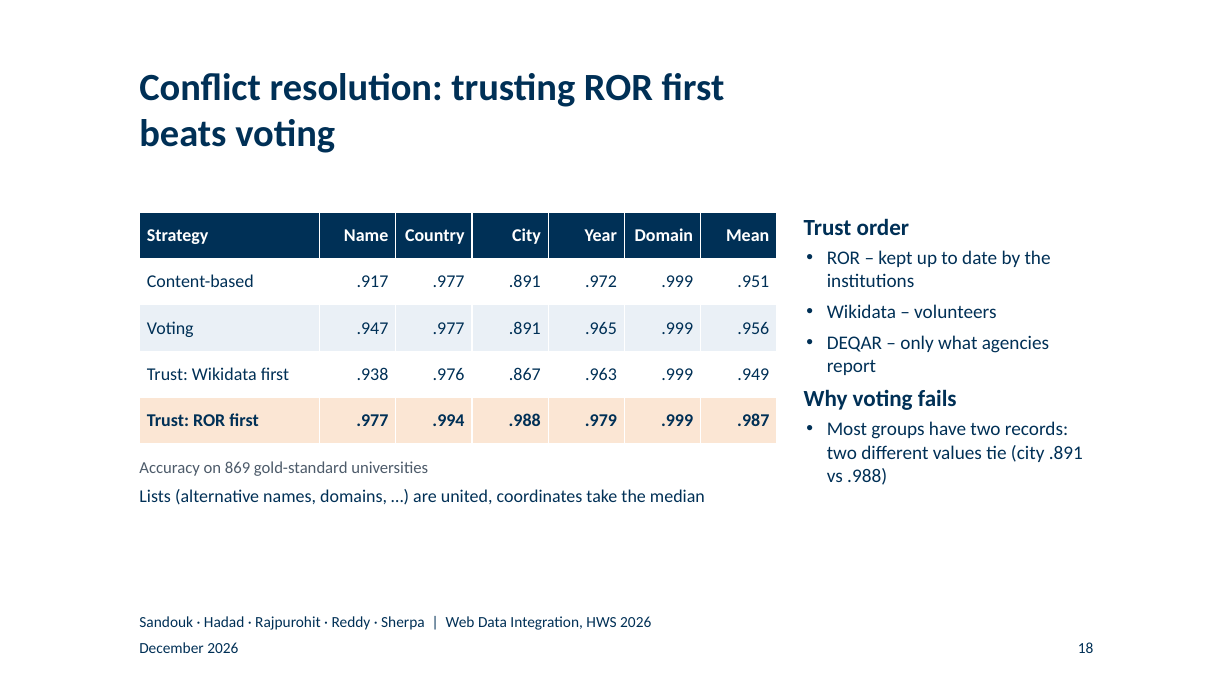
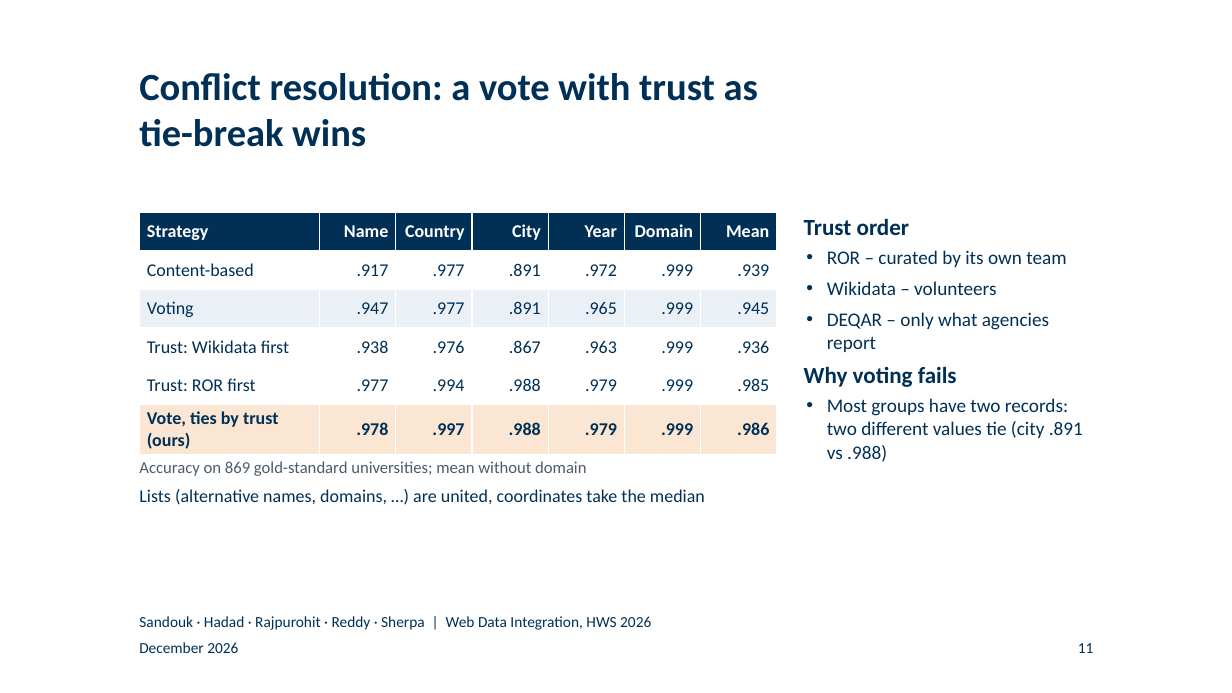
Before and after one commit to BlackSamuron0305/Web-Data-Integration-Project-HWS2026, a slide deck: slide 11 of submission/final-presentation/final_presentation.pptx (slide 18 before the commit). Drawn at 1232x693 pixels with LibreOffice and Linux fonts; fonts in the diff are those of the drawing; background and template pictures are left out. Boxes give left, top, right and bottom in pixels: in the first picture for what was removed or moved away, otherwise in the second. Text is boxed around its words. In the diff, an @@ line names an element or a change of style, - is before the commit and + after.

```diff
--- a/submission/final-presentation/final_presentation.pptx
+++ b/submission/final-presentation/final_presentation.pptx
@@ title at <box>139,73,758,147</box>: text changed @@
-Conflict resolution: trusting ROR first beats voting
+Conflict resolution: a vote with trust as tie-break wins
@@ table at <box>139,212,774,453</box> @@
-row 2: Content-based | .917 | .977 | .891 | .972 | .999 | .951
-row 3: Voting | .947 | .977 | .891 | .965 | .999 | .956
-row 4: Trust: Wikidata first | .938 | .976 | .867 | .963 | .999 | .949
-row 5: Trust: ROR first | .977 | .994 | .988 | .979 | .999 | .987
+row 2: Content-based | .917 | .977 | .891 | .972 | .999 | .939
+row 3: Voting | .947 | .977 | .891 | .965 | .999 | .945
+row 4: Trust: Wikidata first | .938 | .976 | .867 | .963 | .999 | .936
+row 5: Trust: ROR first | .977 | .994 | .988 | .979 | .999 | .985
+row 6: Vote, ties by trust (ours) | .978 | .997 | .988 | .979 | .999 | .986
@@ text at <box>827,250,1066,267</box>: text changed @@
-• ROR – kept up to date by the institutions
+• ROR – curated by its own team
@@ text at <box>139,461,586,476</box>: text changed @@
-Accuracy on 869 gold-standard universities
+Accuracy on 869 gold-standard universities; mean without domain
@@ page number at <box>1078,643,1094,653</box>: text changed @@
-18
+11
```
Also in this commit, not shown: 18 other slides changed, 2 slides removed, 33 other files.
